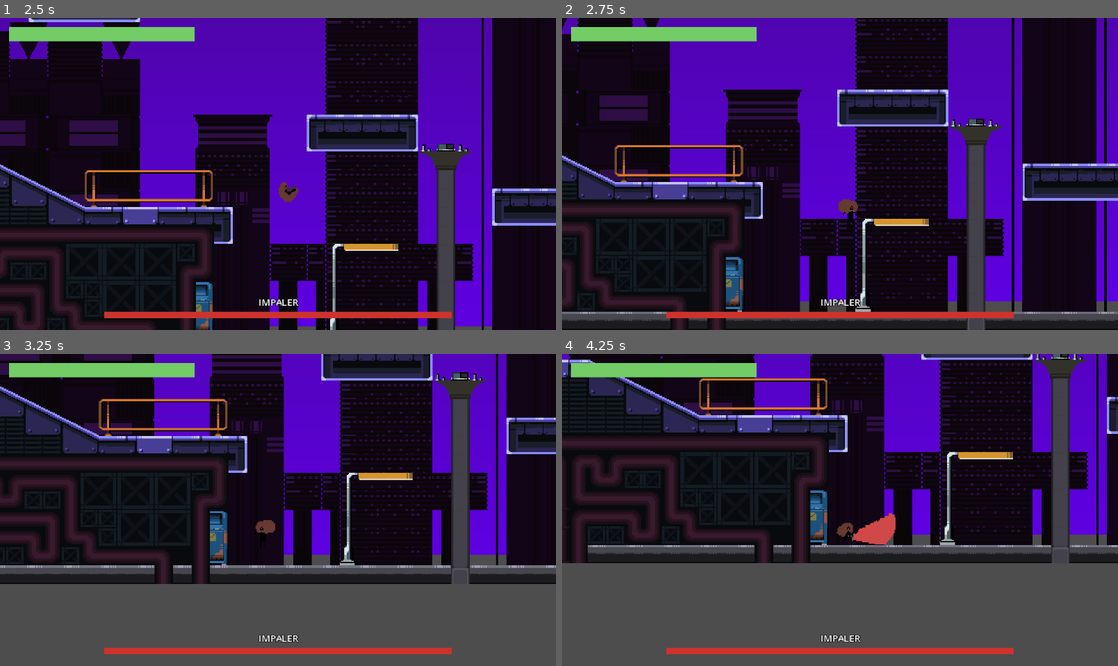
Above: before the commit, frames 1-4 (two rows, left to right).
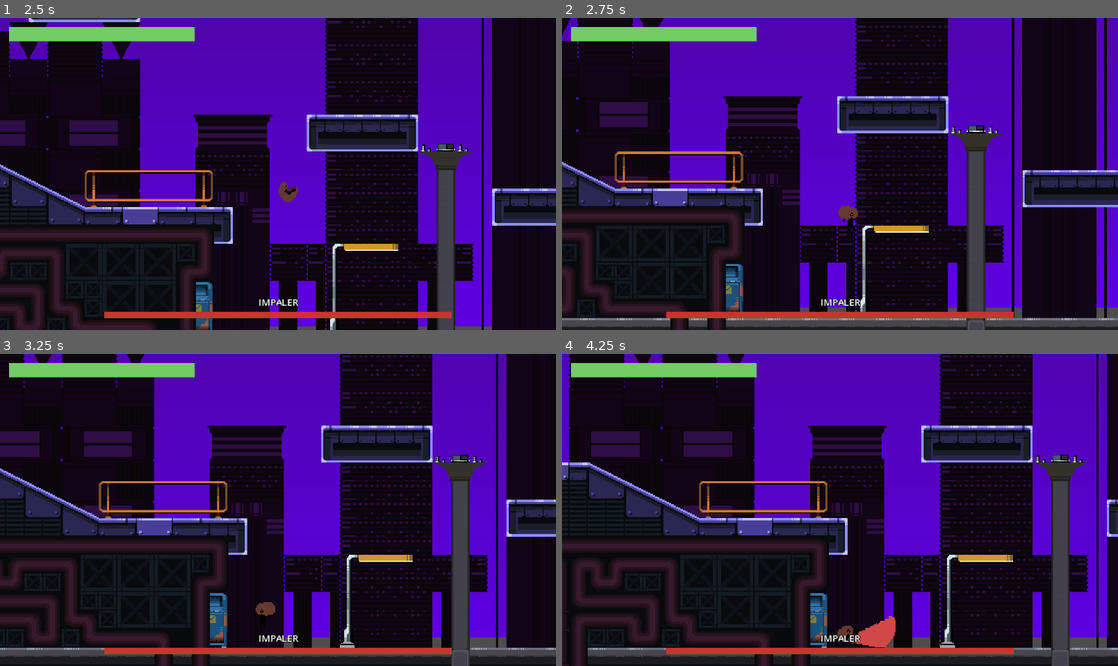
Above: after the commit, the same moments.

Repository: mateuslfelicio/DCC148-GameDev
Game: Godot game, scene res://Scenes/main_menu.tscn
Same seed, same stepped clock (60 frames per second), same inputs: the game is played once before the commit and once after it.
Inputs:
- Up to frame 1 (2.5 s): click "Play" at 0.5 s; hold D (move_right) from 1.28 s (still down); tap J (attack) at 1.35 s; tap Space (jump) at 1.52, 2.27 s; tap S (block) at 2.1 s
- Up to frame 2 (2.75 s): keep holding D (move_right)
- Up to frame 3 (3.25 s): release D (move_right) at 2.78 s; hold A (move_left) from 2.78 s (still down); tap L (dash) at 2.85 s
- Up to frame 4 (4.25 s): release A (move_left) at 3.53 s; hold D (move_right) from 3.53 s (still down); tap K (heavy_attack) at 3.6 s; tap Space (jump) at 3.77 s

Frame 1 is identical in both runs. In frame 2, 20% of the frame differs, in the area x 0-100%, y 0-100%; in frame 3, 54%; in frame 4, 60%.
Error before the commit: Parse Error: Function "_get_level_rect()" not found in base self. (res://scripts/game.gd:47)

Commit message:
Corrige merge do game.gd: restaura limites da câmera e barreiras

Diff:
--- a/katana-1/scripts/game.gd
+++ b/katana-1/scripts/game.gd
@@ -113,6 +113,7 @@
 
 	boss_spawned = true
 
+
 func spawn_boss2() -> void:
 	if boss_spawned2:
 		return
@@ -124,5 +125,72 @@
 	boss2.global_position = boss_spawn_point2.global_position
 
 	add_child(boss2)
-	print("spawnou")
-	boss_spawned = true
+
+	boss_spawned2 = true
+
+
+func _get_level_rect() -> Rect2:
+	# Junta a área ocupada por todas as camadas de tiles
+	var level_rect := Rect2()
+	var first := true
+
+	for layer in level_layers:
+		var used := layer.get_used_rect()
+		if used.size == Vector2i.ZERO:
+			continue
+
+		var tile_size := Vector2(layer.tile_set.tile_size)
+		var top_left := layer.to_global(Vector2(used.position) * tile_size)
+		var bottom_right := layer.to_global(Vector2(used.end) * tile_size)
+		var rect := Rect2(top_left, bottom_right - top_left)
+
+		level_rect = rect if first else level_rect.merge(rect)
+		first = false
+
+	return level_rect
+
+
+func _setup_level_bounds(level_rect: Rect2) -> void:
+	# Paredes invisíveis nas pontas da fase para ninguém cair para fora
+	var height := level_rect.size.y + BOUNDS_EXTRA_HEIGHT
+	var center_y := level_rect.end.y - height * 0.5
+
+	_create_wall("LevelBoundLeft", Vector2(level_rect.position.x - BOUNDS_THICKNESS * 0.5, center_y), height)
+	_create_wall("LevelBoundRight", Vector2(level_rect.end.x + BOUNDS_THICKNESS * 0.5, center_y), height)
+
+
+func _create_wall(wall_name: String, wall_position: Vector2, height: float) -> void:
+	var wall := StaticBody2D.new()
+	wall.name = wall_name
+	wall.collision_mask = 0
+	wall.global_position = wall_position
+
+	var shape := RectangleShape2D.new()
+	shape.size = Vector2(BOUNDS_THICKNESS, height)
+
+	var collision := CollisionShape2D.new()
+	collision.shape = shape
+	wall.add_child(collision)
+
+	add_child(wall)
+
+
+func _setup_camera_limits(level_rect: Rect2) -> void:
+	camera.limit_left = roundi(level_rect.position.x)
+	camera.limit_top = roundi(level_rect.position.y)
+	camera.limit_right = roundi(level_rect.end.x)
+	camera.limit_bottom = roundi(level_rect.end.y)
+
+	# Evita que a suavização da câmera passe dos limites
+	camera.limit_smoothed = true
+
+	# Se a janela for maior que a fase, centraliza em vez de grudar no canto
+	var view_size := get_viewport_rect().size / camera.zoom
+	if view_size.x > level_rect.size.x:
+		var extra := (view_size.x - level_rect.size.x) * 0.5
+		camera.limit_left = roundi(level_rect.position.x - extra)
+		camera.limit_right = roundi(level_rect.end.x + extra)
+	if view_size.y > level_rect.size.y:
+		var extra := (view_size.y - level_rect.size.y) * 0.5
+		camera.limit_top = roundi(level_rect.position.y - extra)
+		camera.limit_bottom = roundi(level_rect.end.y + extra)
